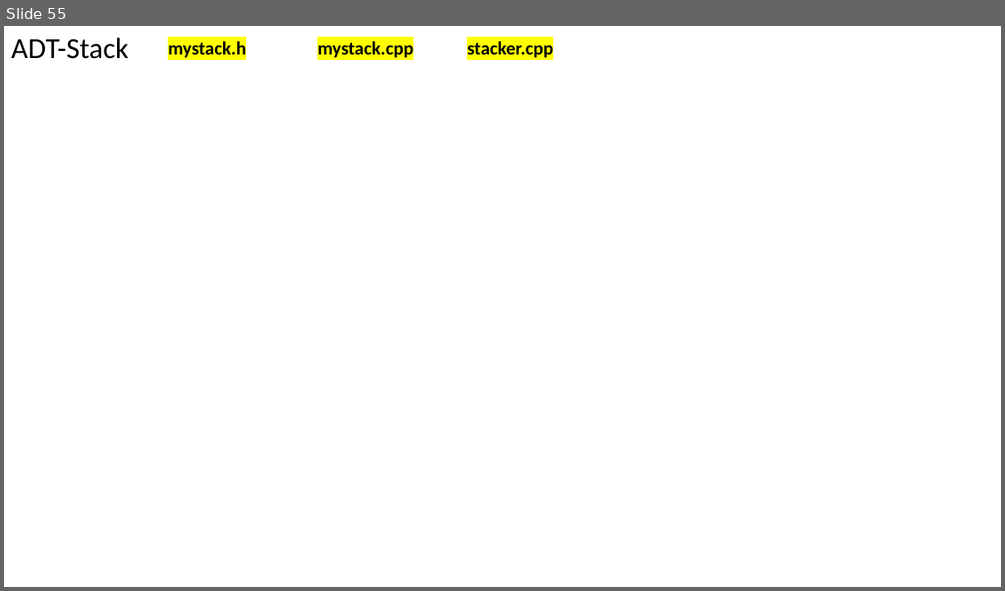
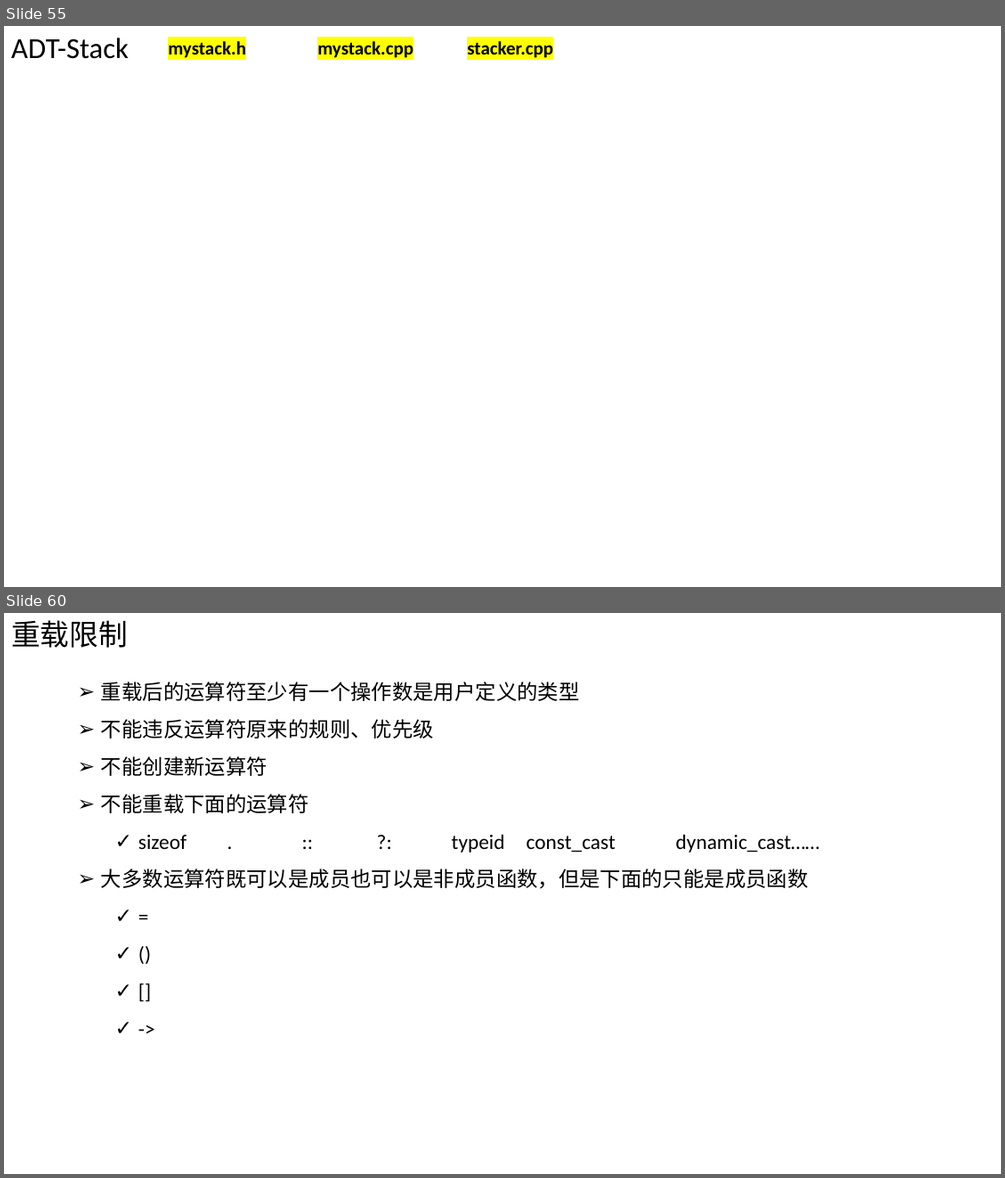
Before and after one commit to Chao200/CPP_Primer_Plus, a slide deck: C++ Primer Plus.pptx. Shown one above the other, each under a label of ours: slide 55 before the commit, slides 55 and 60 after it; the slides between them are not shown. The pictures are 1005x591 and 1005x1178 pixels, drawn with LibreOffice and Linux fonts; fonts in the diff are those of the drawing. Boxes give left, top, right and bottom in pixels: in the first picture for what was removed or moved away, otherwise in the second. Text is boxed around its words. In the diff, an @@ line names an element or a change of style, - is before the commit and + after.

Commit message:
add PPT

```diff
--- a/C++ Primer Plus.pptx
+++ b/C++ Primer Plus.pptx
@@ slide 60 added at (4, 613, 1001, 1174), background #FFFFFF @@
@@ text added at (11, 620, 128, 648), 28 pt, text #000000 @@
+重载限制
@@ text added at (101, 682, 820, 889), 20 pt, text #000000 @@
+➢ 重载后的运算符至少有一个操作数是用户定义的类型
+➢ 不能违反运算符原来的规则、优先级
+➢ 不能创建新运算符
+➢ 不能重载下面的运算符
+  ✓ sizeof . :: ?: typeid const_cast dynamic_cast……
+➢ 大多数运算符既可以是成员也可以是非成员函数，但是下面的只能是成员函数
+  ✓ =
+  ✓ ()
+  ✓ []
+  ✓ ->
```
Also in this commit, not shown: 14 other slides added.
